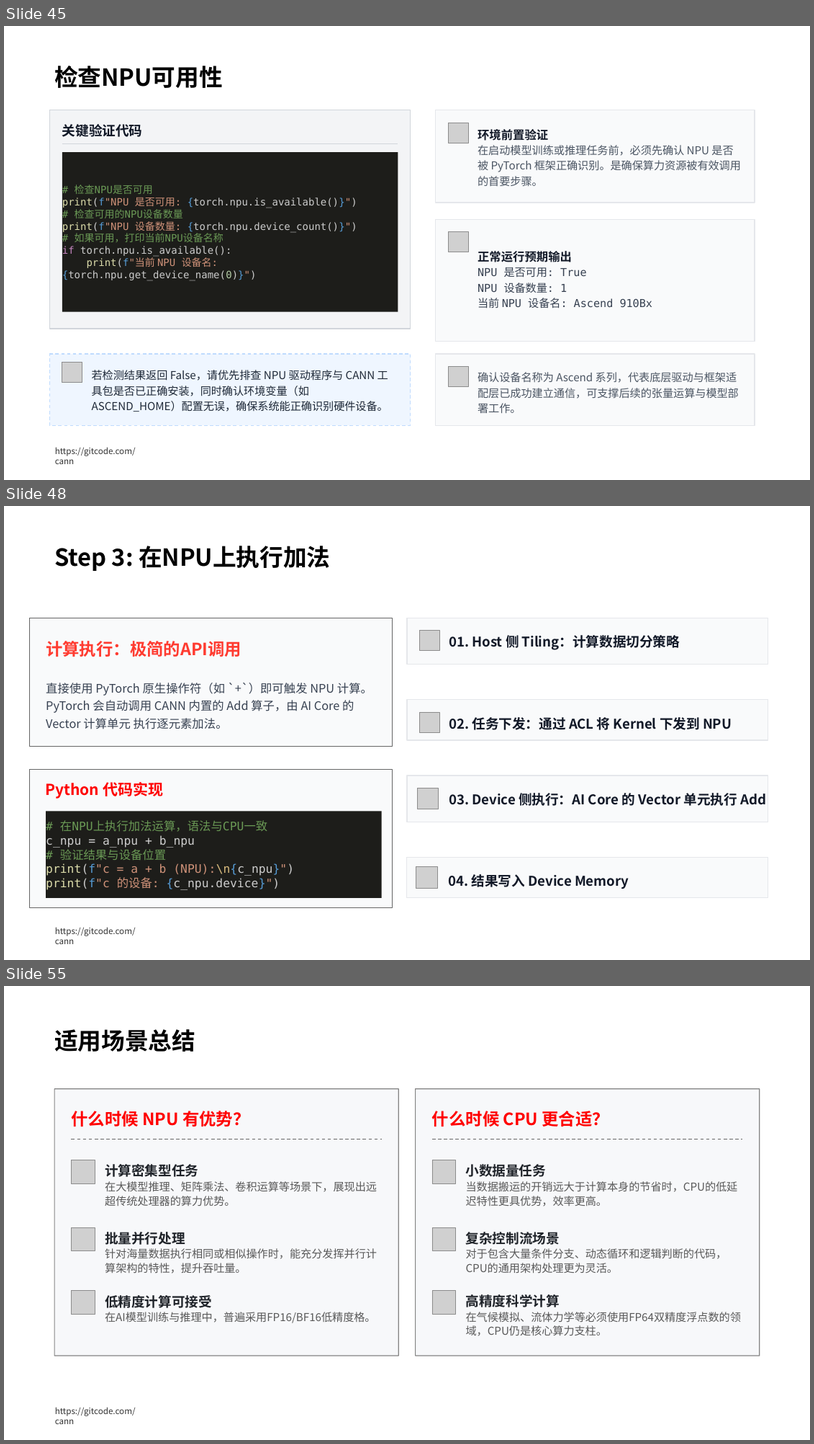
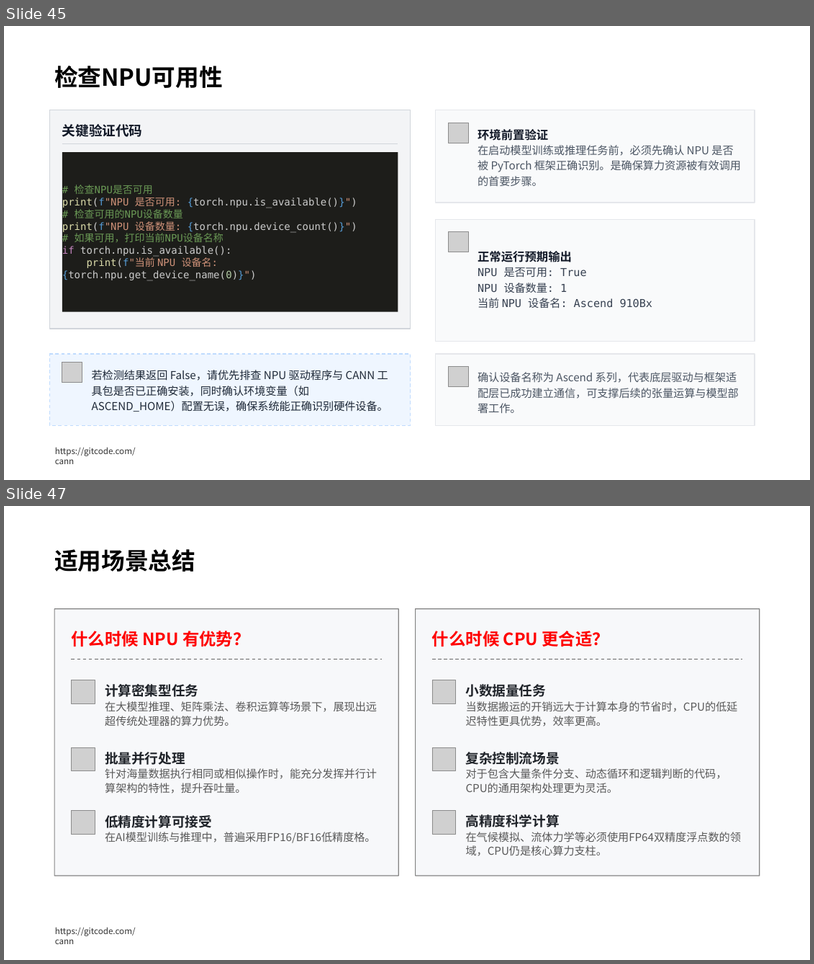
Before and after one commit to hicann/cann-learning-hub, a slide deck: quick_start/cann_basics/slides/artificial_intelligence_basics.pptx. Shown one above the other, each under a label of ours: slides 45, 48 and 55 before the commit, slides 45 and 47 after it; the slides between them are not shown. The pictures are 814x1444 and 814x964 pixels, drawn with LibreOffice and Linux fonts; fonts in the diff are those of the drawing; grey boxes stand for pictures; background and template pictures are left out. Boxes give left, top, right and bottom in pixels: in the first picture for what was removed or moved away, otherwise in the second. Text is boxed around its words. In the diff, an @@ line names an element or a change of style, - is before the commit and + after.

```diff
--- a/quick_start/cann_basics/slides/artificial_intelligence_basics.pptx
+++ b/quick_start/cann_basics/slides/artificial_intelligence_basics.pptx
@@ slide 48 removed at box(4, 506, 810, 960), background #FFFFFF; not listed: 1 template element that a slide beside it also shows @@
@@ text removed at box(54, 546, 330, 571) @@
-Step 3: 在NPU上执行加法
@@ rounded rectangle removed at box(29, 618, 393, 746) @@
@@ rounded rectangle removed at box(407, 618, 769, 664) @@
@@ picture removed at box(420, 631, 440, 651) @@
@@ text removed at box(449, 635, 680, 650) @@
-01. Host 侧 Tiling：计算数据切分策略
@@ text removed at box(46, 641, 242, 656) @@
-计算执行：极简的API调用
@@ text removed at box(46, 682, 373, 729) @@
-直接使用 PyTorch 原生操作符（如 `+`）即可触发 NPU 计算。PyTorch 会自动调用 CANN 内置的 Add 算子，由 AI Core 的 Vector 计算单元 执行逐元素加法。
@@ rounded rectangle removed at box(407, 700, 769, 740) @@
@@ picture removed at box(420, 711, 440, 731) @@
@@ text removed at box(449, 717, 732, 730) @@
-02. 任务下发：通过 ACL 将 Kernel 下发到 NPU
@@ rounded rectangle removed at box(29, 769, 393, 907) @@
@@ text removed at box(45, 782, 163, 798) @@
-Python 代码实现
@@ rounded rectangle removed at box(407, 775, 769, 821) @@
@@ picture removed at box(418, 788, 439, 809) @@
@@ text removed at box(449, 793, 766, 806) @@
-03. Device 侧执行：AI Core 的 Vector 单元执行 Add
@@ rectangle removed at box(46, 811, 382, 897) @@
-# 在NPU上执行加法运算，语法与CPU一致
-c_npu = a_npu + b_npu
-# 验证结果与设备位置
-print(f"c = a + b (NPU):\n{c_npu}")
-print(f"c 的设备: {c_npu.device}")
@@ rounded rectangle removed at box(406, 857, 768, 897) @@
@@ picture removed at box(416, 866, 437, 888) @@
@@ text removed at box(449, 874, 629, 888) @@
-04. 结果写入 Device Memory
@@ what was slide 55 is now slide 47 @@
```
Also in this commit, not shown: 8 slides changed, 1 slide added, 9 other slides removed.
